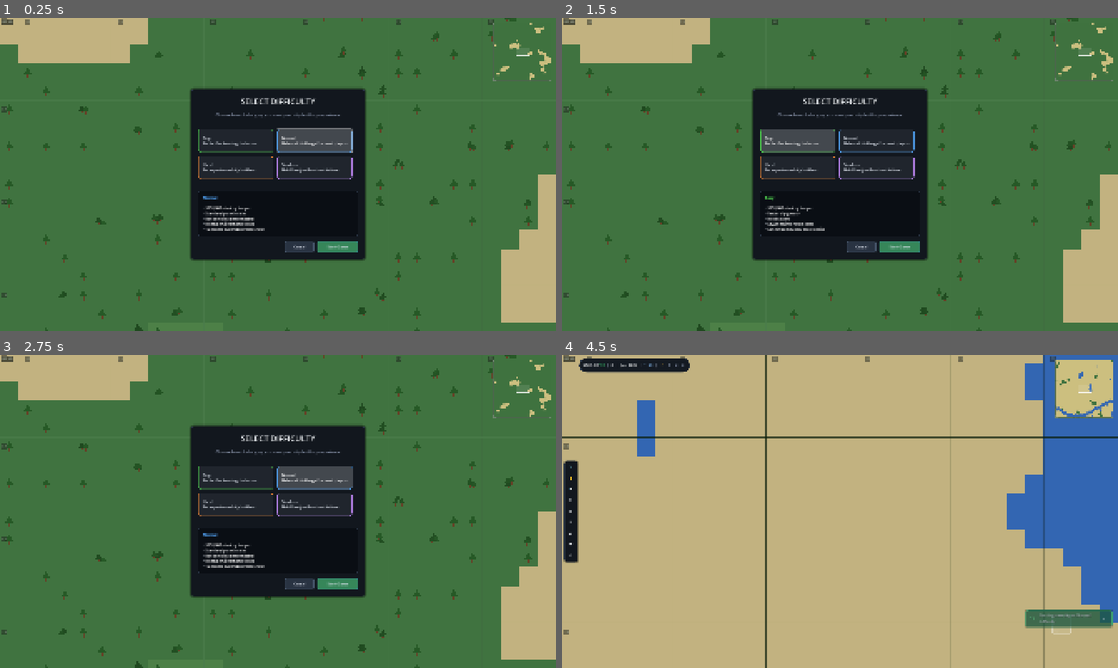
Above: before the commit, frames 1-4 (two rows, left to right).
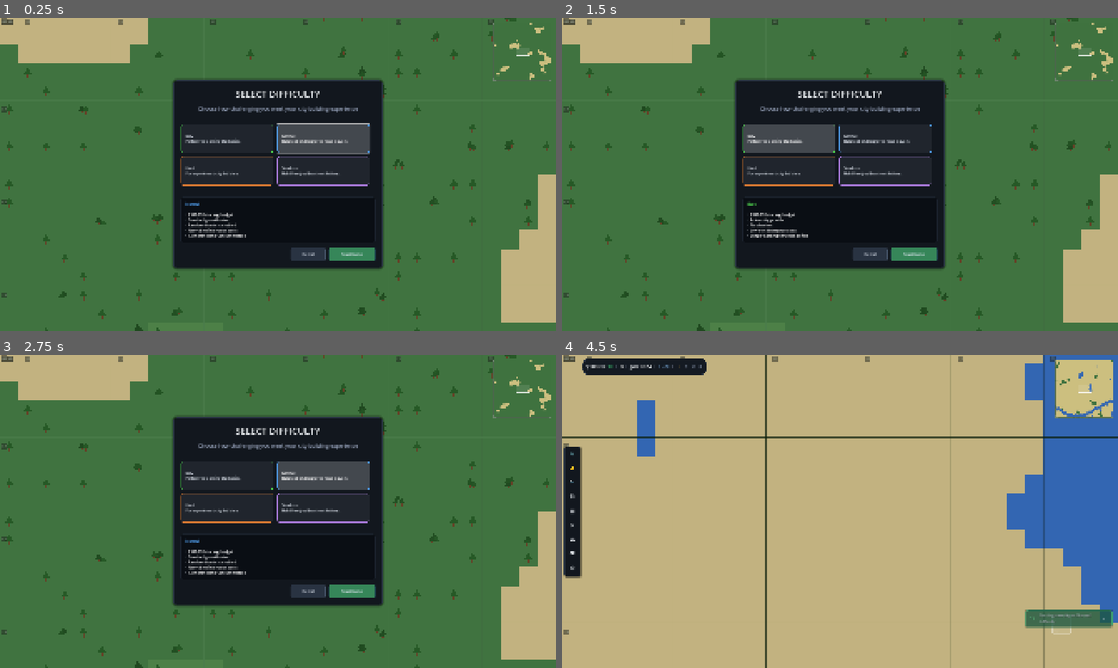
Above: after the commit, the same moments.

Repository: oudsteyn/silicon-springs
Game: Godot game, scene res://scenes/main.tscn
Two runs of this game, one before a commit and one after it. Both use one fixed random seed, a clock stepped at 60 frames per second and the inputs below.
Inputs:
- Up to frame 1 (0.25 s): no input
- Up to frame 2 (1.5 s): click "Easy Perfect for learning the…" at 0.5 s; click "Easy Perfect for learning the…" at 1.25 s
- Up to frame 3 (2.75 s): click "Normal Balanced challenge for…" at 2 s
- Up to frame 4 (4.5 s): click "Normal Balanced challenge for…" at 2.75 s; click "Start Game" at 3.5 s; click "Start Game" at 4.25 s

The runs differ from the first frame. In frame 1, 9.8% of the frame differs, in the area x 31-69%, y 19-81%; in frame 2, 9.4%; in frame 3, 9.6%; in frame 4, 1.3%.

Commit message:
Increase UI text and element sizes for better readability
- Increase theme font sizes: small 11→14, normal 13→16, medium 14→18,
  large 16→20, title 18→24
- Increase icon sizes: small 16→20, normal 24→32, large 32→40
- StatusPill: enlarge to 380x60, increase font sizes
- ToolPalette: wider (45→56), larger buttons (36→46)
- DifficultySelector: larger panel (720x600), bigger buttons
- OptionsPanel: larger fonts throughout
- FlyoutMenu: increase font size 12→16
- Fix zone_data type error in cell tooltip (was int, not dict)

Co-Authored-By: Claude Opus 4.5 <noreply@anthropic.com>

Diff:
--- a/src/ui/components/difficulty_selector.gd
+++ b/src/ui/components/difficulty_selector.gd
@@ -86,7 +86,7 @@
 
 	# Create main panel
 	_main_panel = PanelContainer.new()
-	_main_panel.custom_minimum_size = Vector2(600, 500)
+	_main_panel.custom_minimum_size = Vector2(720, 600)
 
 	var style = UIManager.get_modal_style()
 	style.set_corner_radius_all(ThemeConstants.RADIUS_LARGE + 4)
@@ -103,7 +103,7 @@
 	var title = Label.new()
 	title.text = "SELECT DIFFICULTY"
 	title.horizontal_alignment = HORIZONTAL_ALIGNMENT_CENTER
-	title.add_theme_font_size_override("font_size", 28)
+	title.add_theme_font_size_override("font_size", 32)
 	title.add_theme_color_override("font_color", UIManager.COLORS.text)
 	vbox.add_child(title)
 
@@ -162,14 +162,14 @@
 	# Cancel button
 	_cancel_button = Button.new()
 	_cancel_button.text = "Cancel"
-	_cancel_button.custom_minimum_size = Vector2(100, 40)
+	_cancel_button.custom_minimum_size = Vector2(120, 48)
 	_cancel_button.pressed.connect(_on_cancel_pressed)
 	button_row.add_child(_cancel_button)
 
 	# Start button
 	_start_button = Button.new()
 	_start_button.text = "Start Game"
-	_start_button.custom_minimum_size = Vector2(140, 40)
+	_start_button.custom_minimum_size = Vector2(160, 48)
 	_start_button.pressed.connect(_on_start_pressed)
 	button_row.add_child(_start_button)
 
@@ -186,7 +186,7 @@
 func _create_difficulty_button(difficulty: GameConfigClass.Difficulty) -> Button:
 	var info = DIFFICULTY_INFO[difficulty]
 	var btn = Button.new()
-	btn.custom_minimum_size = Vector2(260, 80)
+	btn.custom_minimum_size = Vector2(320, 100)
 	btn.alignment = HORIZONTAL_ALIGNMENT_LEFT
 	btn.text = "  " + info.name + "\n  " + info.description
 	btn.pressed.connect(_on_difficulty_pressed.bind(difficulty))
--- a/src/ui/components/flyout_menu.gd
+++ b/src/ui/components/flyout_menu.gd
@@ -159,7 +159,7 @@
 	# Style based on lock state
 	var text_color = UIManager.COLORS.text if not is_locked else UIManager.COLORS.text_dim
 	btn.add_theme_color_override("font_color", text_color)
-	btn.add_theme_font_size_override("font_size", 12)
+	btn.add_theme_font_size_override("font_size", 16)
 
 	# Use centralized button styles
 	var style_normal = UIManager.get_button_normal_style()
--- a/src/ui/components/options_panel.gd
+++ b/src/ui/components/options_panel.gd
@@ -43,7 +43,7 @@
 
 	var title = Label.new()
 	title.text = "Options"
-	title.add_theme_font_size_override("font_size", 18)
+	title.add_theme_font_size_override("font_size", 24)
 	title.add_theme_color_override("font_color", UIManager.COLORS.text)
 	title.size_flags_horizontal = Control.SIZE_EXPAND_FILL
 	header.add_child(title)
@@ -109,7 +109,7 @@
 	var audio_note = Label.new()
 	audio_note.text = "Audio settings coming soon..."
 	audio_note.add_theme_color_override("font_color", UIManager.COLORS.text_dim)
-	audio_note.add_theme_font_size_override("font_size", 12)
+	audio_note.add_theme_font_size_override("font_size", 16)
 	content.add_child(audio_note)
 
 	# Separator
@@ -137,7 +137,7 @@
 func _add_section(title_text: String) -> void:
 	var section = Label.new()
 	section.text = title_text
-	section.add_theme_font_size_override("font_size", 14)
+	section.add_theme_font_size_override("font_size", 18)
 	section.add_theme_color_override("font_color", UIManager.COLORS.accent)
 	content.add_child(section)
 
@@ -164,14 +164,14 @@
 	var key_label = Label.new()
 	key_label.text = key
 	key_label.add_theme_color_override("font_color", UIManager.COLORS.accent)
-	key_label.add_theme_font_size_override("font_size", 11)
-	key_label.custom_minimum_size.x = 60
+	key_label.add_theme_font_size_override("font_size", 14)
+	key_label.custom_minimum_size.x = 70
 	parent.add_child(key_label)
 
 	var action_label = Label.new()
 	action_label.text = action
 	action_label.add_theme_color_override("font_color", UIManager.COLORS.text_dim)
-	action_label.add_theme_font_size_override("font_size", 11)
+	action_label.add_theme_font_size_override("font_size", 14)
 	parent.add_child(action_label)
 
 
--- a/src/ui/components/status_pill.gd
+++ b/src/ui/components/status_pill.gd
@@ -3,9 +3,9 @@
 ## Compact status display showing budget, population, date, and speed controls
 ## Top-left corner, 300x50px, click opens Dashboard
 
-const PILL_WIDTH: int = 300
-const PILL_HEIGHT: int = 50
-const PADDING: int = 12
+const PILL_WIDTH: int = 380
+const PILL_HEIGHT: int = 60
+const PADDING: int = 16
 const ANIMATION_DURATION: float = 0.2
 
 # Components
@@ -59,9 +59,9 @@
 	panel.anchor_top = 0
 	panel.anchor_right = 0
 	panel.anchor_bottom = 0
-	panel.offset_left = 60  # Leave room for tool palette
+	panel.offset_left = 70  # Leave room for tool palette
 	panel.offset_top = 10
-	panel.offset_right = 60 + PILL_WIDTH
+	panel.offset_right = 70 + PILL_WIDTH
 	panel.offset_bottom = 10 + PILL_HEIGHT
 
 	# Apply style using centralized theme
@@ -81,13 +81,13 @@
 	budget_label = Label.new()
 	budget_label.text = "$50K"
 	budget_label.add_theme_color_override("font_color", UIManager.COLORS.text)
-	budget_label.add_theme_font_size_override("font_size", 14)
+	budget_label.add_theme_font_size_override("font_size", 18)
 	budget_box.add_child(budget_label)
 
 	budget_delta_label = Label.new()
 	budget_delta_label.text = "+$2K"
 	budget_delta_label.add_theme_color_override("font_color", UIManager.COLORS.success)
-	budget_delta_label.add_theme_font_size_override("font_size", 11)
+	budget_delta_label.add_theme_font_size_override("font_size", 14)
 	budget_box.add_child(budget_delta_label)
 
 	hbox.add_child(budget_box)
@@ -102,7 +102,7 @@
 	population_label = Label.new()
 	population_label.text = "0"
 	population_label.add_theme_color_override("font_color", UIManager.COLORS.text)
-	population_label.add_theme_font_size_override("font_size", 14)
+	population_label.add_theme_font_size_override("font_size", 18)
 	hbox.add_child(population_label)
 
 	# Separator
@@ -115,7 +115,7 @@
 	date_label = Label.new()
 	date_label.text = "Jan 2024"
 	date_label.add_theme_color_override("font_color", UIManager.COLORS.text)
-	date_label.add_theme_font_size_override("font_size", 14)
+	date_label.add_theme_font_size_override("font_size", 18)
 	hbox.add_child(date_label)
 
 	# Separator
@@ -128,7 +128,7 @@
 	weather_label = Label.new()
 	weather_label.text = "20C"
 	weather_label.add_theme_color_override("font_color", UIManager.COLORS.text_dim)
-	weather_label.add_theme_font_size_override("font_size", 12)
+	weather_label.add_theme_font_size_override("font_size", 16)
 	weather_label.tooltip_text = "Current weather (D for details)"
 	hbox.add_child(weather_label)
 
@@ -228,7 +228,7 @@
 		var icon = Label.new()
 		icon.text = data.icon
 		icon.add_theme_color_override("font_color", data.color)
-		icon.add_theme_font_size_override("font_size", 12)
+		icon.add_theme_font_size_override("font_size", 16)
 		icon.visible = false
 		icon.tooltip_text = alert_type.capitalize() + " Alert"
 		_alert_icons[alert_type] = icon
@@ -434,10 +434,10 @@
 	_expanded_tooltip = PanelContainer.new()
 	_expanded_tooltip.anchor_left = 0
 	_expanded_tooltip.anchor_top = 0
-	_expanded_tooltip.offset_left = 60
+	_expanded_tooltip.offset_left = 70
 	_expanded_tooltip.offset_top = PILL_HEIGHT + 15
-	_expanded_tooltip.offset_right = 60 + 250
-	_expanded_tooltip.offset_bottom = PILL_HEIGHT + 15 + 150
+	_expanded_tooltip.offset_right = 70 + 280
+	_expanded_tooltip.offset_bottom = PILL_HEIGHT + 15 + 170
 
 	# Use centralized panel style
 	var style = UIManager.get_panel_style(ThemeConstants.RADIUS_MEDIUM)
@@ -484,7 +484,7 @@
 	var hint = Label.new()
 	hint.text = "Click for full Dashboard (D)"
 	hint.add_theme_color_override("font_color", UIManager.COLORS.accent)
-	hint.add_theme_font_size_override("font_size", 11)
+	hint.add_theme_font_size_override("font_size", 14)
 	hint.horizontal_alignment = HORIZONTAL_ALIGNMENT_CENTER
 	vbox.add_child(hint)
 
@@ -504,14 +504,14 @@
 	var label = Label.new()
 	label.text = label_text
 	label.add_theme_color_override("font_color", UIManager.COLORS.text_dim)
-	label.add_theme_font_size_override("font_size", 12)
+	label.add_theme_font_size_override("font_size", 15)
 	label.size_flags_horizontal = Control.SIZE_EXPAND_FILL
 	row.add_child(label)
 
 	var value = Label.new()
 	value.text = value_text
 	value.add_theme_color_override("font_color", color)
-	value.add_theme_font_size_override("font_size", 12)
+	value.add_theme_font_size_override("font_size", 15)
 	value.horizontal_alignment = HORIZONTAL_ALIGNMENT_RIGHT
 	row.add_child(value)
 
--- a/src/ui/components/tool_palette.gd
+++ b/src/ui/components/tool_palette.gd
@@ -3,10 +3,10 @@
 ## Photoshop-style vertical tool strip on left edge
 ## 45px wide, always visible, with flyout menus for complex tools
 
-const PALETTE_WIDTH: int = 45
-const BUTTON_SIZE: int = 36
-const PADDING: int = 4
-const BUTTON_SPACING: int = 2
+const PALETTE_WIDTH: int = 56
+const BUTTON_SIZE: int = 46
+const PADDING: int = 5
+const BUTTON_SPACING: int = 3
 
 # Tool definitions with icons
 const TOOLS = [
@@ -185,7 +185,7 @@
 	btn.flat = true
 
 	# Font styling
-	btn.add_theme_font_size_override("font_size", 14)
+	btn.add_theme_font_size_override("font_size", 18)
 	btn.add_theme_color_override("font_color", UIManager.COLORS.text)
 	btn.add_theme_color_override("font_hover_color", UIManager.COLORS.text)
 	btn.add_theme_color_override("font_pressed_color", UIManager.COLORS.text)
--- a/src/ui/grid/cell_info_tooltip.gd
+++ b/src/ui/grid/cell_info_tooltip.gd
@@ -294,14 +294,14 @@
 
 	# Zone info
 	if zoning_system:
-		var zone_data = zoning_system.get_zone_at(cell)
-		if zone_data:
-			var zone_name = zoning_system.get_zone_name(zone_data.type)
+		var zone_type = zoning_system.get_zone_at(cell)
+		if zone_type and zone_type != 0:  # 0 = ZoneType.NONE
+			var zone_name = zoning_system.get_zone_name(zone_type)
 			_tooltip_content.append({
 				"type": "row",
 				"label": "Zone",
 				"value": zone_name,
-				"color": zoning_system.get_zone_color(zone_data.type)
+				"color": zoning_system.get_zone_color(zone_type)
 			})
 
 	# Section divider
--- a/src/ui/theme_constants.gd
+++ b/src/ui/theme_constants.gd
@@ -15,11 +15,11 @@
 # FONT SIZES
 # ============================================
 
-const FONT_SMALL: int = 11
-const FONT_NORMAL: int = 13
-const FONT_MEDIUM: int = 14
-const FONT_LARGE: int = 16
-const FONT_TITLE: int = 18
+const FONT_SMALL: int = 14
+const FONT_NORMAL: int = 16
+const FONT_MEDIUM: int = 18
+const FONT_LARGE: int = 20
+const FONT_TITLE: int = 24
 
 # ============================================
 # MARGINS AND PADDING
@@ -83,7 +83,7 @@
 # COMPONENT SIZES
 # ============================================
 
-const BUTTON_MIN_SIZE = Vector2(30, 30)
-const ICON_SIZE_SMALL: int = 16
-const ICON_SIZE_NORMAL: int = 24
-const ICON_SIZE_LARGE: int = 32
+const BUTTON_MIN_SIZE = Vector2(40, 40)
+const ICON_SIZE_SMALL: int = 20
+const ICON_SIZE_NORMAL: int = 32
+const ICON_SIZE_LARGE: int = 40
